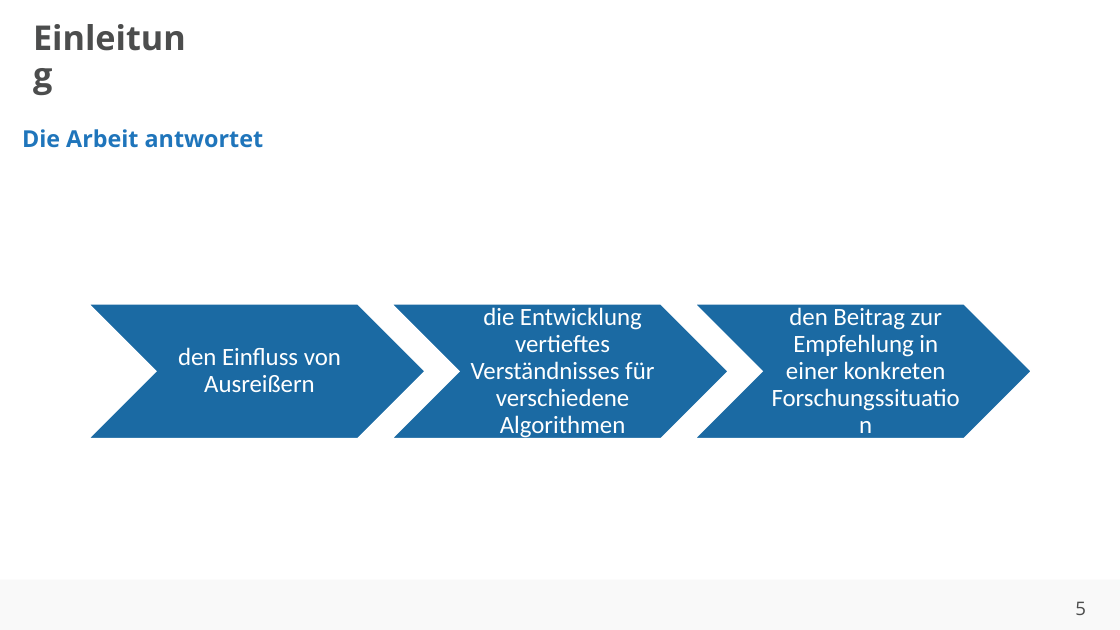
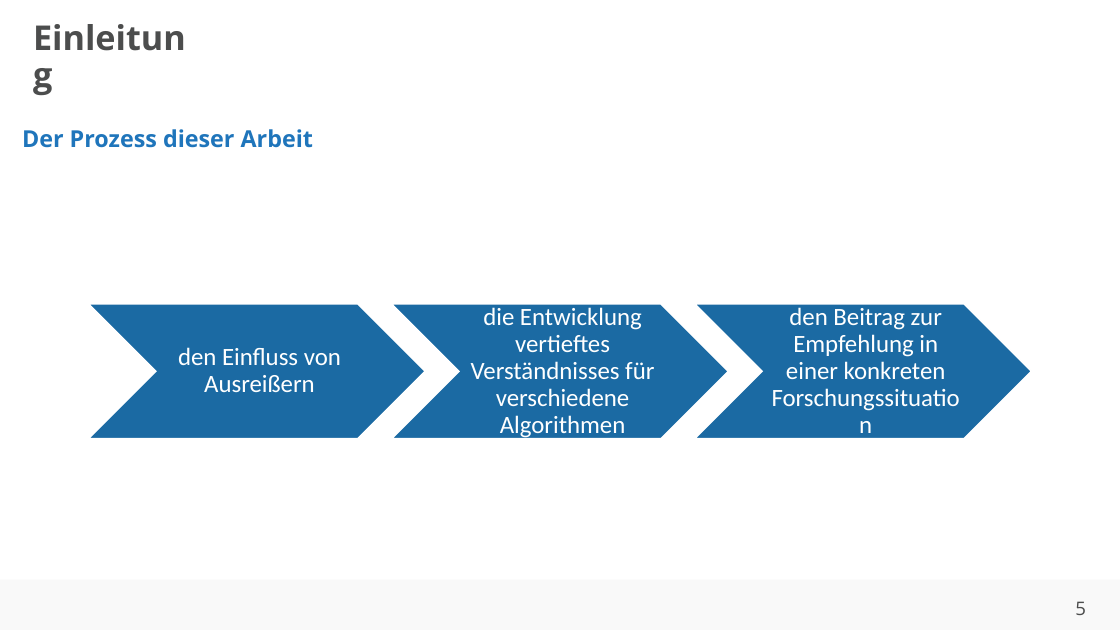
Before and after one commit to ahndavin/Abschlussarbeit_Bachelor, a slide deck: slide 5 of Kolloquium/Kolloquium.pptx. Drawn at 1120x630 pixels with LibreOffice and Linux fonts; fonts in the diff are those of the drawing; background and template pictures are left out. Boxes give left, top, right and bottom in pixels: in the first picture for what was removed or moved away, otherwise in the second. Text is boxed around its words. In the diff, an @@ line names an element or a change of style, - is before the commit and + after.

```diff
--- a/Kolloquium/Kolloquium.pptx
+++ b/Kolloquium/Kolloquium.pptx
@@ text at (22, 129, 313, 148): text changed @@
-Die Arbeit antwortet
+Der Prozess dieser Arbeit
```
Also in this commit, not shown: 2 other slides changed, 1 other file.
